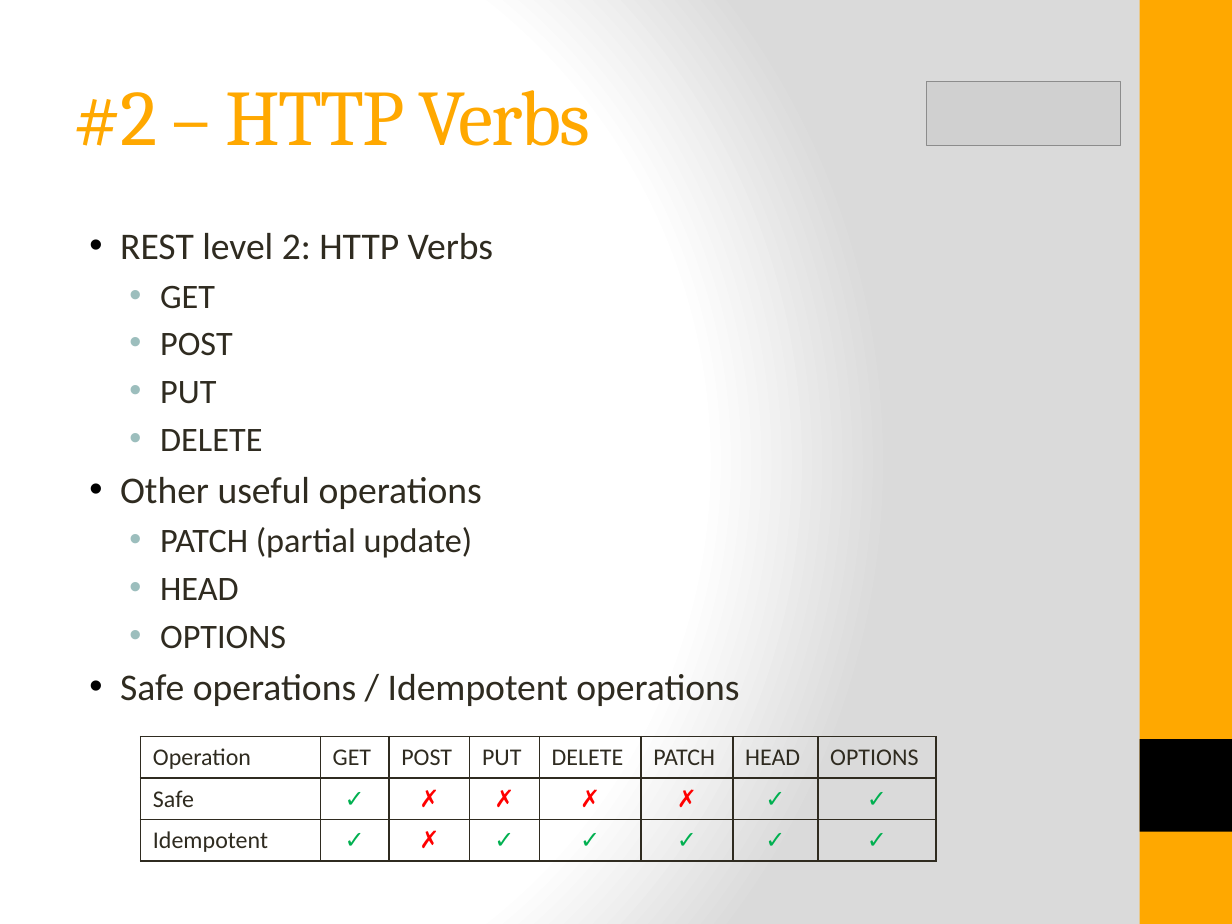
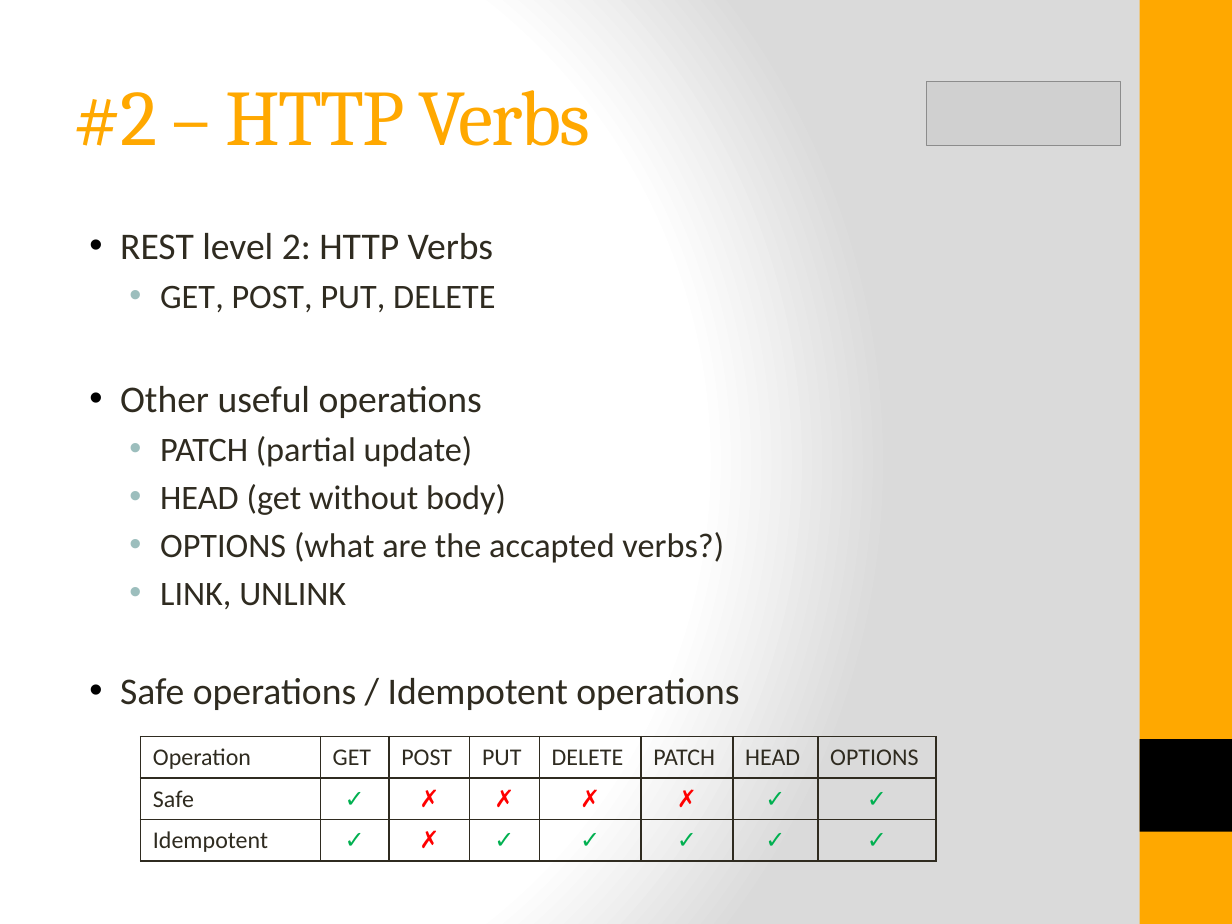
Before and after one commit to istibekesi/my-restful-api, a slide deck: slide 8 of doc/RESTful API Design.pptx. Drawn at 1232x924 pixels with LibreOffice and Linux fonts; fonts in the diff are those of the drawing; grey boxes stand for pictures. Boxes give left, top, right and bottom in pixels: in the first picture for what was removed or moved away, otherwise in the second. Text is boxed around its words. In the diff, an @@ line names an element or a change of style, - is before the commit and + after.

```diff
--- a/doc/RESTful API Design.pptx
+++ b/doc/RESTful API Design.pptx
@@ text at bbox=[160, 285, 495, 312]: text changed @@
-  • GET
-  • POST
-  • PUT
-  • DELETE
+  • GET, POST, PUT, DELETE
@@ text at bbox=[160, 484, 724, 609]: text changed @@
-  • HEAD
-  • OPTIONS
+  • HEAD (get without body)
+  • OPTIONS (what are the accapted verbs?)
+  • LINK, UNLINK
```
Also in this commit, not shown: 5 other slides changed, 2 slides added, 8 other files.
